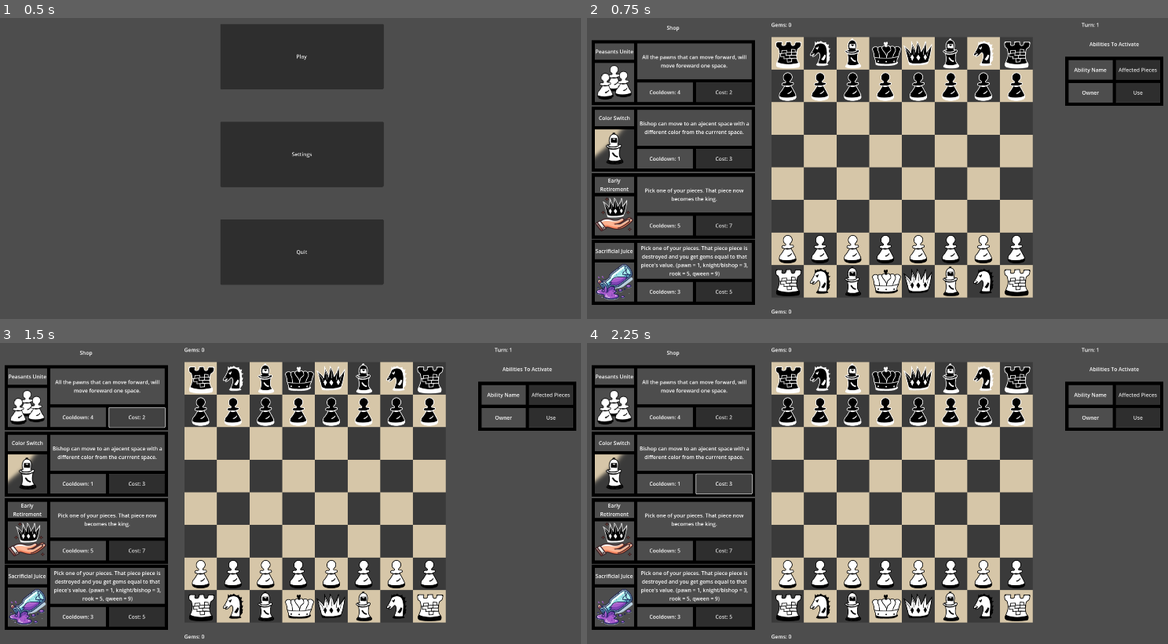
Above: before the commit, frames 1-4 (two rows, left to right).
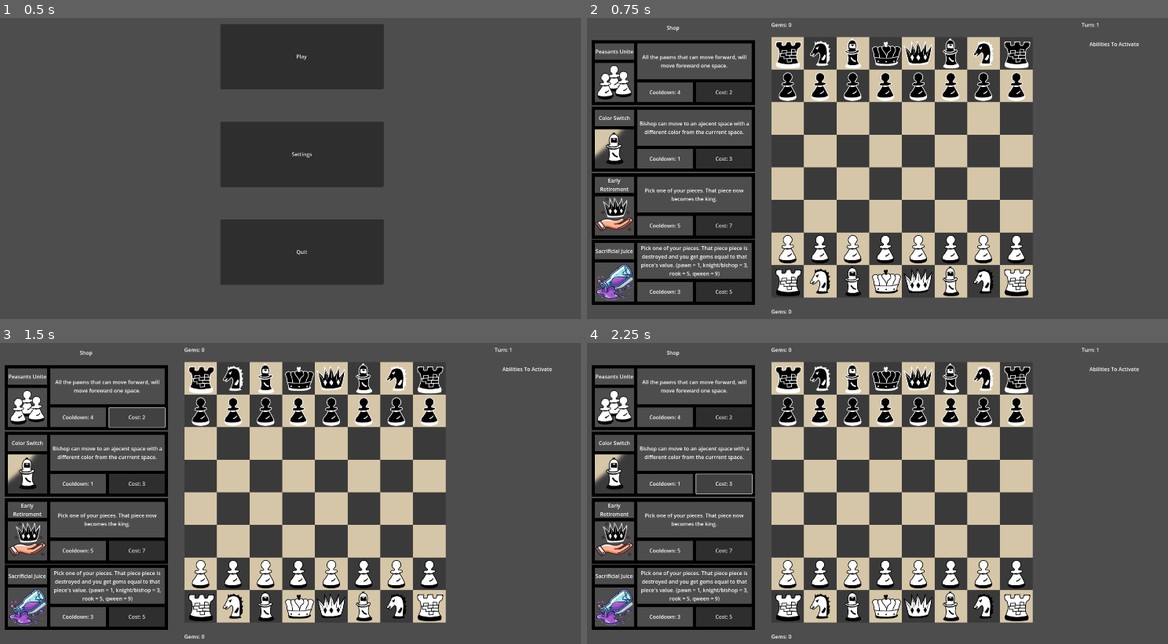
Above: after the commit, the same moments.

Repository: KristianPrifti/Upgraded-Chess-Game
Game: Godot game, scene res://main_menu.tscn
Same seed, same stepped clock (60 frames per second), same inputs: the game is played once before the commit and once after it.
Inputs:
- Up to frame 1 (0.5 s): no input
- Up to frame 2 (0.75 s): click "Play" at 0.5 s
- Up to frame 3 (1.5 s): click "Cost: 2" at 1.25 s
- Up to frame 4 (2.25 s): click "Cost: 3" at 2 s

Frame 1 is identical in both runs. In frame 2, 1.8% of the frame differs, in the area x 82-100%, y 12-30%; in frame 3, 1.8%; in frame 4, 1.8%.

Commit message:
improve the abilities activation. Now there is a queue and the player has to click to activate the ability. There is a unfixed bug when the player uses 'Peasants Unite' and 2 pawns move at back rank and only one of them promotes

Diff:
--- a/abilities_scripts/Peasants Unite Script.gd
+++ b/abilities_scripts/Peasants Unite Script.gd
@@ -22,10 +22,11 @@
 		var pieces_to_use = can_be_used(pieces)
 		if pieces_to_use.size() != 0:
 			GRID.collect_gem(-cost)
+			var player_color = pieces_to_use[0].isWhite
 			for x in pieces_to_use:
 				x.set_ability(cooldown, "res://abilities_scripts/Peasants Unite Script.gd")
 				x.set_counter()
-			GRID.pieces_to_upgrade.append_array(pieces_to_use)
+			create_activate_ability_window(ability_name, player_color, activate, pieces_to_use)
 
 # this function returns an array with the pieces the ability *might* be used on
 func collect_pieces_to_use_ability_on():
@@ -36,13 +37,23 @@
 				pieces.append(board[i][j])
 	return pieces
 
-static func activate(i, j, tween):
-	var piece = board[i][j]
-	if piece.isWhite && board[i][j].is_in_grid(Vector2(i, j - 1)) && board[i][j - 1] == null:
-		tween.tween_property(board[i][j], "position", GRID.grid_to_pixel(i, j - 1), .3).set_trans(Tween.TRANS_SINE).set_ease(Tween.EASE_OUT)
-		board[i][j] = null
-		board[i][j - 1] = piece
-	elif !piece.isWhite && board[i][j].is_in_grid(Vector2(i, j + 1)) && board[i][j + 1] == null:
-		tween.tween_property(board[i][j], "position", GRID.grid_to_pixel(i, j + 1), .3).set_trans(Tween.TRANS_SINE).set_ease(Tween.EASE_OUT)
-		board[i][j] = null
-		board[i][j + 1] = piece
+
+func activate(arr):
+	for z in arr:
+		var z_vec = GRID.pixel_to_grid(z.position.x, z.position.y)
+		var i = z_vec.x
+		var j = z_vec.y
+		var piece = board[i][j]
+		if piece.isWhite && board[i][j].is_in_grid(Vector2(i, j - 1)) && board[i][j - 1] == null:
+			var tween = create_tween()
+			tween.tween_property(board[i][j], "position", GRID.grid_to_pixel(i, j - 1), .3).set_trans(Tween.TRANS_SINE).set_ease(Tween.EASE_OUT)
+			board[i][j] = null
+			board[i][j - 1] = piece
+			GRID.start_promotion_if_necessary(i, j - 1)
+
+		elif !piece.isWhite && board[i][j].is_in_grid(Vector2(i, j + 1)) && board[i][j + 1] == null:
+			var tween = create_tween()
+			tween.tween_property(board[i][j], "position", GRID.grid_to_pixel(i, j + 1), .3).set_trans(Tween.TRANS_SINE).set_ease(Tween.EASE_OUT)
+			board[i][j] = null
+			board[i][j + 1] = piece
+			GRID.start_promotion_if_necessary(i, j + 1)
--- a/activate_ability_window.tscn
+++ b/activate_ability_window.tscn
@@ -1,14 +1,19 @@
-[gd_scene load_steps=2 format=3 uid="uid://cmcjxij8bab28"]
+[gd_scene load_steps=3 format=3 uid="uid://cmcjxij8bab28"]
 
+[ext_resource type="Script" path="res://scripts/activate_ability_window.gd" id="1_5tbmv"]
 [ext_resource type="Texture2D" uid="uid://juo30i2xsx36" path="res://assets/activate_ability_window.png" id="1_58sjq"]
 
 [node name="activate_ability_window" type="Control"]
+custom_minimum_size = Vector2(300, 150)
 layout_mode = 3
 anchors_preset = 15
 anchor_right = 1.0
 anchor_bottom = 1.0
+offset_right = -1620.0
+offset_bottom = -930.0
 grow_horizontal = 2
 grow_vertical = 2
+script = ExtResource("1_5tbmv")
 
 [node name="backround_window" type="Sprite2D" parent="."]
 position = Vector2(150, 75)
--- a/game_menu.tscn
+++ b/game_menu.tscn
@@ -1,11 +1,10 @@
-[gd_scene load_steps=7 format=3 uid="uid://bec253yxf1oy3"]
+[gd_scene load_steps=6 format=3 uid="uid://bec253yxf1oy3"]
 
 [ext_resource type="Texture2D" uid="uid://cwucgof4krgiv" path="res://assets/Chess_Board.png" id="1_6rly3"]
 [ext_resource type="Script" path="res://scripts/grid.gd" id="2_4gq53"]
 [ext_resource type="PackedScene" uid="uid://psptmt5hck0t" path="res://player.tscn" id="3_armrn"]
 [ext_resource type="Script" path="res://scripts/active_squares.gd" id="4_8rch1"]
 [ext_resource type="Script" path="res://scripts/shop.gd" id="5_oawt1"]
-[ext_resource type="PackedScene" uid="uid://cmcjxij8bab28" path="res://activate_ability_window.tscn" id="6_iipnk"]
 
 [node name="game_menu" type="Node2D"]
 
@@ -319,7 +318,3 @@
 [node name="abilities_queue" type="VBoxContainer" parent="abilities_queue_label/ScrollContainer"]
 layout_mode = 2
 size_flags_horizontal = 3
-
-[node name="activate_ability_window" parent="abilities_queue_label/ScrollContainer/abilities_queue" instance=ExtResource("6_iipnk")]
-custom_minimum_size = Vector2(0, 180)
-layout_mode = 2
--- a/scripts/ability_in_shop.gd
+++ b/scripts/ability_in_shop.gd
@@ -1,14 +1,19 @@
 extends Control
 
+# vars that are used to create abilities
 static var board: Array
 var turn_player
 var turn_to_activate: int
 var turn
 var cooldown: int
 var cost: int
+var ability_name: String
 
 static var GRID
 
+
+# vars that will be used to create activate_ability_window and to add them to the queue
+var activate_ability_window_path = preload("res://activate_ability_window.tscn")
 
 # Called when the node enters the scene tree for the first time.
 func _ready():
@@ -22,9 +27,10 @@
 
 
 # set up the instance variables for the child abilities
-func setup(cooldown, cost):
+func setup(cooldown, cost, ability_name):
 	self.cooldown = cooldown
 	self.cost = cost
+	self.ability_name = ability_name
 	update_vars()
 
 
@@ -46,7 +52,7 @@
 	# call the function on that ability's script
 	self.set_script(load("res://abilities_scripts/" + ability_name +" Script.gd"))
 	self._ready()
-	self.setup(cooldown, cost)
+	self.setup(cooldown, cost, ability_name)
 
 
 # chack if the player has enough gems to buy the ability
@@ -76,3 +82,12 @@
 			pieces_to_use.append(x)
 
 	return pieces_to_use
+
+
+
+#---------------------------------------------------------------------------------------------------
+
+func create_activate_ability_window(name: String, owner: bool, ability, pieces: Array):
+	var window = activate_ability_window_path.instantiate()
+	get_node("../../../../abilities_queue_label/ScrollContainer/abilities_queue").add_child(window)
+	window.create_ability(name, owner, ability, pieces)
--- /dev/null
+++ b/scripts/activate_ability_window.gd
@@ -0,0 +1,42 @@
+extends Control
+
+var affected_pieces
+# singelton array
+var ability_is_activating: Array
+
+# Called when the node enters the scene tree for the first time.
+func _ready():
+	self.set_visible(false)
+
+
+# Called every frame. 'delta' is the elapsed time since the previous frame.
+func _process(delta):
+	pass
+
+
+func create_ability(name, owner, ability, pieces):
+	ability_is_activating = [false]
+	$name.text = name
+	if owner:
+		$owner.text = "White Player"
+	else:
+		$owner.text = "Black Player"
+	affected_pieces = pieces
+	$use.pressed.connect(ability.bind(affected_pieces))
+
+
+func update_queue():
+	var pieces_to_erase = []
+	for piece in affected_pieces:
+		piece.update_counter()
+	if affected_pieces[0].get_activate_turn() == 0:
+		ability_is_activating[0] = true
+		self.set_visible(true)
+		await $use.pressed
+		self.queue_free()
+		for piece in affected_pieces:
+			piece.erase_counter()
+
+
+func erase_piece(piece):
+	affected_pieces.erase(piece)
--- a/scripts/grid.gd
+++ b/scripts/grid.gd
@@ -48,8 +48,7 @@
 var wait_for_promotion: bool = false
 
 #this varable keeps the pieces that have ability in progress
-var pieces_to_upgrade = []
-var wait_for_ability_activation: bool = false
+var abilities_queue
 
 # Called when the node enters the scene tree for the first time.
 func _ready():
@@ -58,6 +57,7 @@
 	spawn_initial_pices()
 	next_turn()
 	get_turn_player()
+	abilities_queue = get_node("../../abilities_queue_label/ScrollContainer/abilities_queue")
 
 
 
@@ -95,7 +95,7 @@
 # this function is for the promotion so the 4 lines below were not copy pasted a lot
 func complete_promotion(piece):
 	if board[promote_pawn_location.x][promote_pawn_location.y].ability_in_progress:
-		pieces_to_upgrade.erase(board[promote_pawn_location.x][promote_pawn_location.y])
+		erase_piece(board[promote_pawn_location.x][promote_pawn_location.y])
 	board[promote_pawn_location.x][promote_pawn_location.y].queue_free()
 	add_to_board(piece)
 	promote_pawn = false
@@ -143,23 +143,27 @@
 func get_wait_for_promotion():
 	return wait_for_promotion
 
+
+
 func update_abilities():
-	var pieces_to_erase = []
-	for piece in pieces_to_upgrade:
-		piece.update_counter()
-		if piece.get_activate_turn() == 0:
-			var piece_x = piece.position.x
-			var piece_y = piece.position.y
-			var piece_vector = pixel_to_grid(piece_x, piece_y)
-			var tween = create_tween()
-			load(piece.get_ability_path()).activate(piece_vector.x, piece_vector.y, tween)
-			pieces_to_erase.append(piece)
-
-	for piece in pieces_to_erase:
-		piece.erase_counter()
-		pieces_to_upgrade.erase(piece)
-
-
+	var queue_count = abilities_queue.get_child_count()
+	#var queue
+	for i in queue_count:
+		var ability = abilities_queue.get_child(i)
+		ability.update_queue()
+		#queue.append(get_child(i))
+
+func check_if_abilities_are_activating() -> bool:
+	var queue_count = abilities_queue.get_child_count()
+	for i in queue_count:
+		if abilities_queue.get_child(i).ability_is_activating[0]:
+			return true
+	return false
+
+func erase_piece(piece):
+	var queue_count = abilities_queue.get_child_count()
+	for i in queue_count:
+		abilities_queue.get_child(i).erase_piece(piece)
 # -------------------------------------------------------------------------------
 # -------------------------------------------------------------------------------
 
@@ -182,7 +186,7 @@
 	return false
 
 func click_input():
-	if Input.is_action_just_pressed("ui_click") && controlling == false && wait_for_promotion == false:
+	if Input.is_action_just_pressed("ui_click") && controlling == false && wait_for_promotion == false && !check_if_abilities_are_activating():
 		click1 = get_local_mouse_position()
 		var grid_position = pixel_to_grid(click1.x, click1.y)
 		if is_in_grid(grid_position.x, grid_position.y) && board[grid_position.x][grid_position.y] != null && \
@@ -226,7 +230,7 @@
 			if deleated_piece.is_chess_piece:
 				var deleated_isWhite = board[column1][row1].isWhite
 				if board[column1][row1].ability_in_progress:
-					pieces_to_upgrade.erase(board[column1][row1])
+					erase_piece(board[column1][row1])
 				board[column1][row1].queue_free()
 				# if a king was deleated
 				if deleated_type == "king":
@@ -248,16 +252,19 @@
 
 		# if the piece being moved is a pawn check if it needs to be promoted
 		if board[column1][row1].piece_type == "pawn":
-			if board[column1][row1].check_for_promotion(board[column1][row1].isWhite, row1):
-				promote_pawn = true
-				promote_pawn_color = board[column1][row1].isWhite
-				promote_pawn_location = Vector2(column1, row1)
-				wait_for_promotion = true;
+			start_promotion_if_necessary(column1, row1)
 
 		next_turn()
 		get_turn_player()
 		add_gems()
 		update_abilities()
+
+func start_promotion_if_necessary(column1, row1):
+	if board[column1][row1].check_for_promotion(board[column1][row1].isWhite, row1):
+		promote_pawn = true
+		promote_pawn_color = board[column1][row1].isWhite
+		promote_pawn_location = Vector2(column1, row1)
+		wait_for_promotion = true;
 
 # check if there are any more kings of the deleated color
 func kings_are_left(color):
